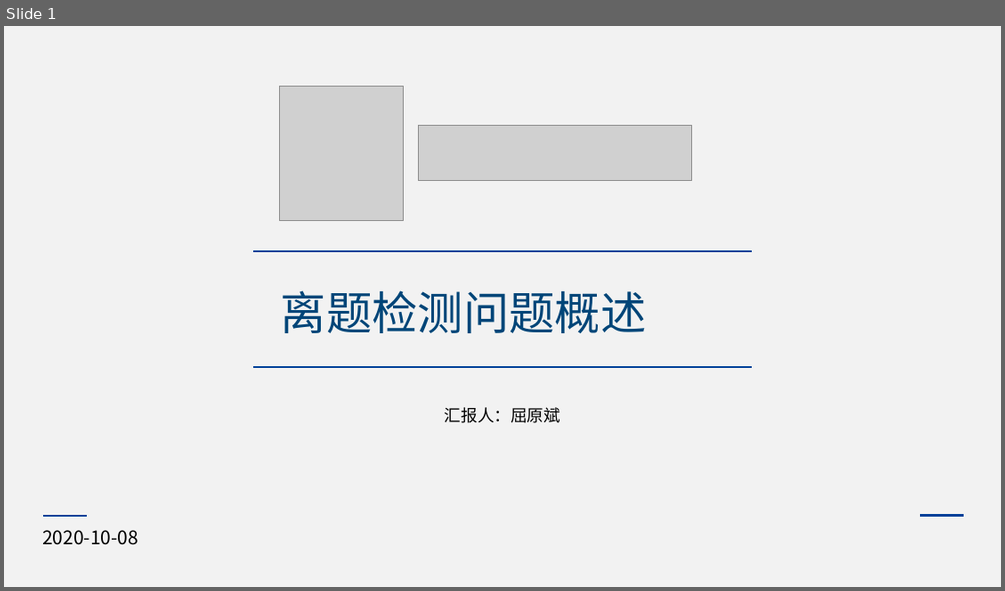
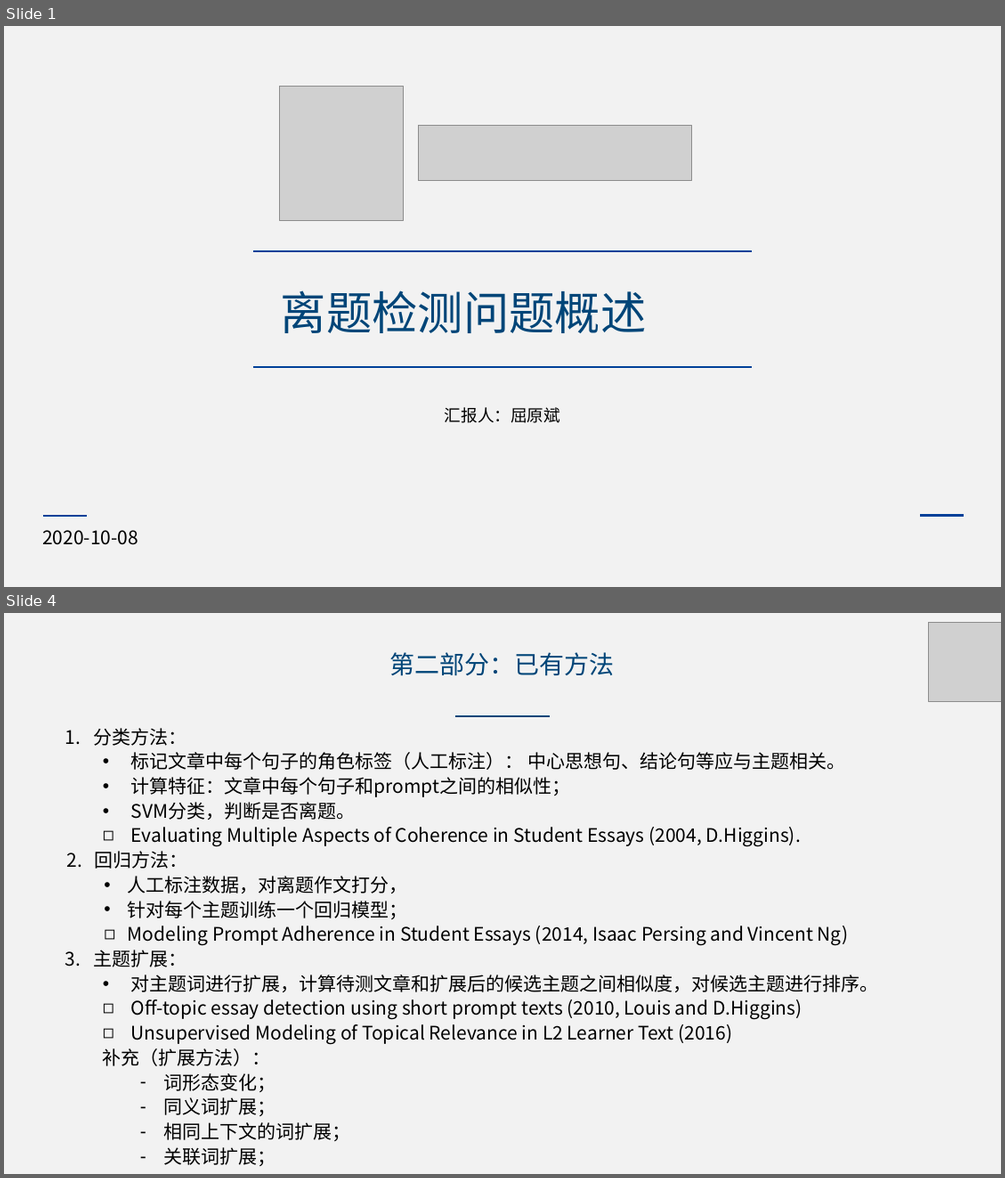
Before and after one commit to ybqu/courses, a slide deck: master/研究生工作/组会/屈原斌-组会-20201005.pptx. Shown one above the other, each under a label of ours: slide 1 before the commit, slides 1 and 4 after it; the slides between them are not shown. The pictures are 1005x591 and 1005x1178 pixels, drawn with LibreOffice and Linux fonts; fonts in the diff are those of the drawing; grey boxes stand for pictures. Boxes give left, top, right and bottom in pixels: in the first picture for what was removed or moved away, otherwise in the second. Text is boxed around its words. In the diff, an @@ line names an element or a change of style, - is before the commit and + after.

```diff
--- a/master/研究生工作/组会/屈原斌-组会-20201005.pptx
+++ b/master/研究生工作/组会/屈原斌-组会-20201005.pptx
@@ slide 4 added at <box>4,613,1001,1174</box>, background #F2F2F2 @@
@@ picture added at <box>928,623,1001,701</box> @@
@@ text added at <box>390,652,615,676</box>, 24 pt, text #004578 @@
+第二部分：已有方法
@@ line added from (455, 717) to (550, 717), #004578 1.5 pt @@
@@ text added at <box>93,728,879,1166</box>, 18 pt, text #000000 @@
+1. 分类方法：
+  • 标记文章中每个句子的角色标签（人工标注）： 中心思想句、结论句等应与主题相关。
+  • 计算特征：文章中每个句子和prompt之间的相似性；
+  • SVM分类，判断是否离题。
+  ◻ Evaluating Multiple Aspects of Coherence in Student Essays (2004, D.Higgins).
+  2. 回归方法：
+    • 人工标注数据，对离题作文打分，
+    • 针对每个主题训练一个回归模型；
+    ◻ Modeling Prompt Adherence in Student Essays (2014, Isaac Persing and Vincent Ng)
+2. 主题扩展：
+  • 对主题词进行扩展，计算待测文章和扩展后的候选主题之间相似度，对候选主题进行排序。
+  ◻ Off-topic essay detection using short prompt texts (2010, Louis and D.Higgins)
+  ◻ Unsupervised Modeling of Topical Relevance in L2 Learner Text (2016)
+  补充（扩展方法）：
+    – 词形态变化；
+    – 同义词扩展；
+    – 相同上下文的词扩展；
+    – 关联词扩展；
```
Also in this commit, not shown: 4 slides changed, 13 other slides added, 1 slide removed, 1 other file.
